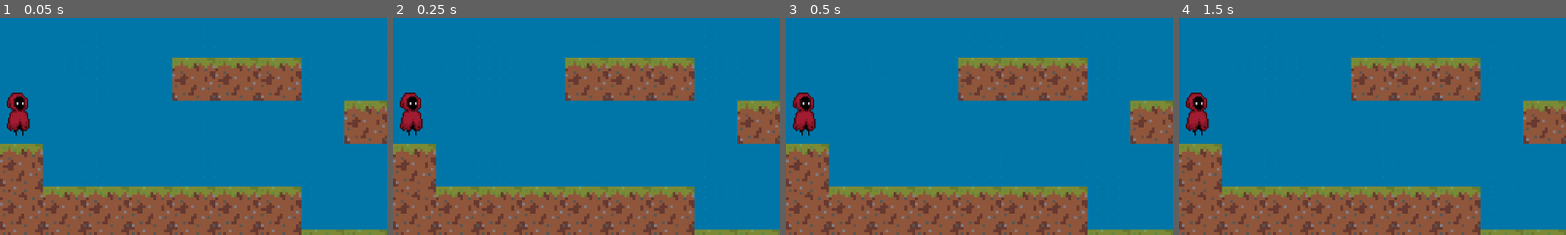
Above: before the commit, frames 1-4 (left to right).
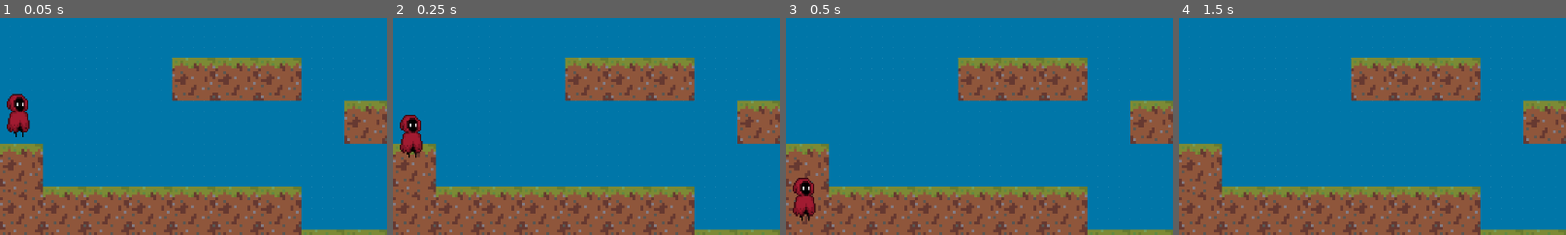
Above: after the commit, the same moments.

Repository: yeegz/Fallen-Asteri
Game: Godot game, scene res://scene.tscn
Two runs of this game, one before a commit and one after it. Both use one fixed random seed, a clock stepped at 60 frames per second and the inputs below.
Inputs:
- Up to frame 1 (0.05 s): no input
- Up to frame 2 (0.25 s): no input
- Up to frame 3 (0.5 s): no input
- Up to frame 4 (1.5 s): tap Enter at 1.25 s
The pictures show only the part of the screen within x 0-50%, y 50-100%; the shares and areas given below are measured in that part.

The runs differ from the first frame. In frame 1, 0.3% of the frame differs, in the area x 1-8%, y 34-55%; in frame 2, 1.3%; in frame 3, 1.8%, in the area x 1-8%, y 34-94%; in frame 4, 0.9%.

Commit message:
Added gravity, sprite keeps falling off the map

Diff:
--- /dev/null
+++ b/Scenes/character_body_2d.gd
@@ -0,0 +1,14 @@
+extends CharacterBody2D
+
+const SPEED = 30
+const JUMP = 30
+var GRAVITY_VALUE = 980
+
+
+
+
+# Called every frame. 'delta' is the elapsed time since the previous frame.
+func _process(delta):
+	if not is_on_floor():
+		velocity.y += GRAVITY_VALUE * delta
+		move_and_slide()
--- a/Scenes/character_body_2d.tscn
+++ b/Scenes/character_body_2d.tscn
@@ -1,12 +1,14 @@
-[gd_scene load_steps=3 format=3 uid="uid://c8br3cr26rf1a"]
+[gd_scene load_steps=4 format=3 uid="uid://c8br3cr26rf1a"]
 
 [ext_resource type="Texture2D" uid="uid://cquu0v8sope1c" path="res://Sprite Assets/Character Sprite.png" id="1_eecym"]
+[ext_resource type="Script" path="res://Scenes/character_body_2d.gd" id="1_vkjrs"]
 
 [sub_resource type="RectangleShape2D" id="RectangleShape2D_31tk3"]
 size = Vector2(32, 63)
 
 [node name="CharacterBody2D" type="CharacterBody2D"]
 texture_filter = 1
+script = ExtResource("1_vkjrs")
 
 [node name="Sprite2D" type="Sprite2D" parent="."]
 position = Vector2(48, 63.5)
